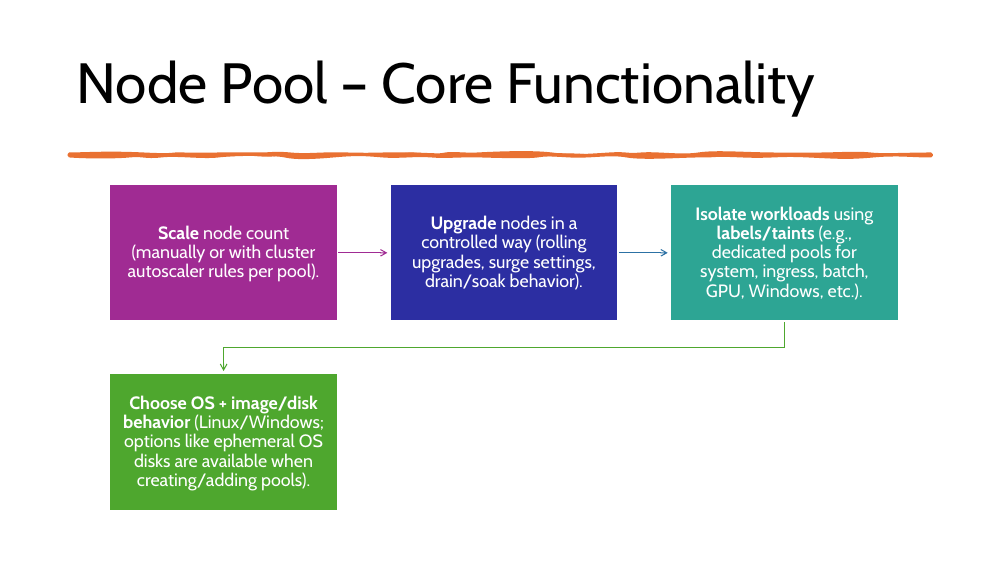
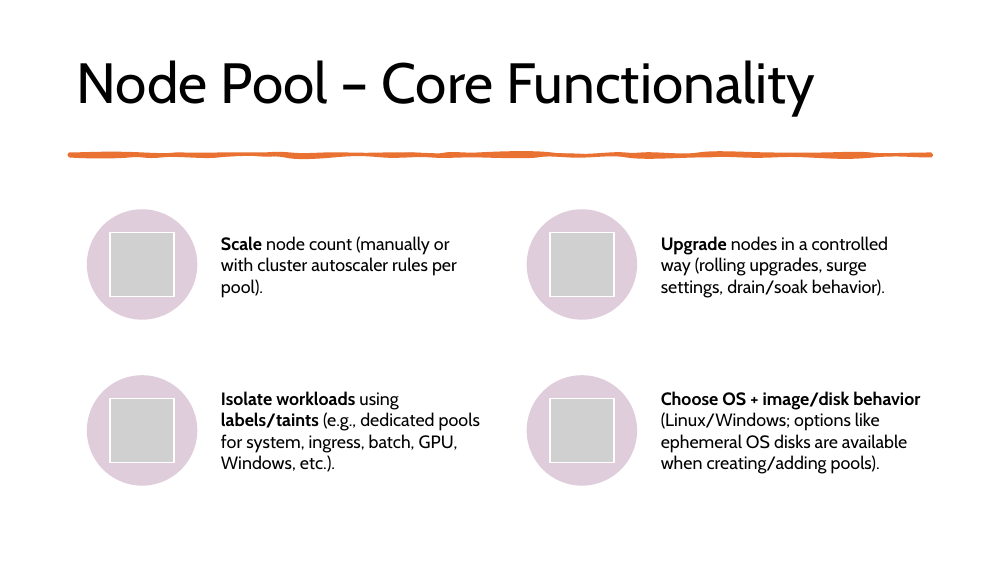
Before and after one commit to fhbilgen/AKSWorkshop, a slide deck: slide 13 of AKS.pptx. Drawn at 1008x567 pixels with LibreOffice and Linux fonts; fonts in the diff are those of the drawing; grey boxes stand for pictures. Boxes give left, top, right and bottom in pixels: in the first picture for what was removed or moved away, otherwise in the second. Text is boxed around its words. In the diff, an @@ line names an element or a change of style, - is before the commit and + after.

```diff
--- a/AKS.pptx
+++ b/AKS.pptx
@@ text "Scale node count (manually or ...": place and size @@
-text "Scale node count (manually or ..." at (128, 225, 319, 282)
+text "Scale node count (manually or ..." at (221, 236, 457, 298)
@@ text "Upgrade nodes in a controlled ...": place and size @@
-text "Upgrade nodes in a controlled ..." at (412, 215, 596, 290)
+text "Upgrade nodes in a controlled ..." at (661, 236, 888, 298)
@@ group removed at (110, 185, 899, 510): 4 rectangles, 3 freeform shapes @@
@@ text "Isolate workloads using labels/taints (e.g., ...": place and size @@
-text "Isolate workloads using labels/taints (e.g., ..." at (695, 206, 873, 300)
+text "Isolate workloads using labels/taints (e.g., ..." at (221, 391, 480, 472)
@@ text colour #FFFFFF to #000000; alignment centre to left; line spacing 0.9 to 1 in 4 elements at (221, 236, 457, 298), (661, 236, 888, 298), (221, 391, 480, 472), (661, 391, 920, 474) @@
@@ text "Choose OS + image/disk behavior ...": place and size @@
-text "Choose OS + image/disk behavior ..." at (123, 395, 323, 491)
+text "Choose OS + image/disk behavior ..." at (661, 391, 920, 474)
@@ group added at (87, 209, 637, 485): 4 ellipses, 4 pictures @@
```
Also in this commit, not shown: 7 other slides changed, 23 slides added, 27 other files.
